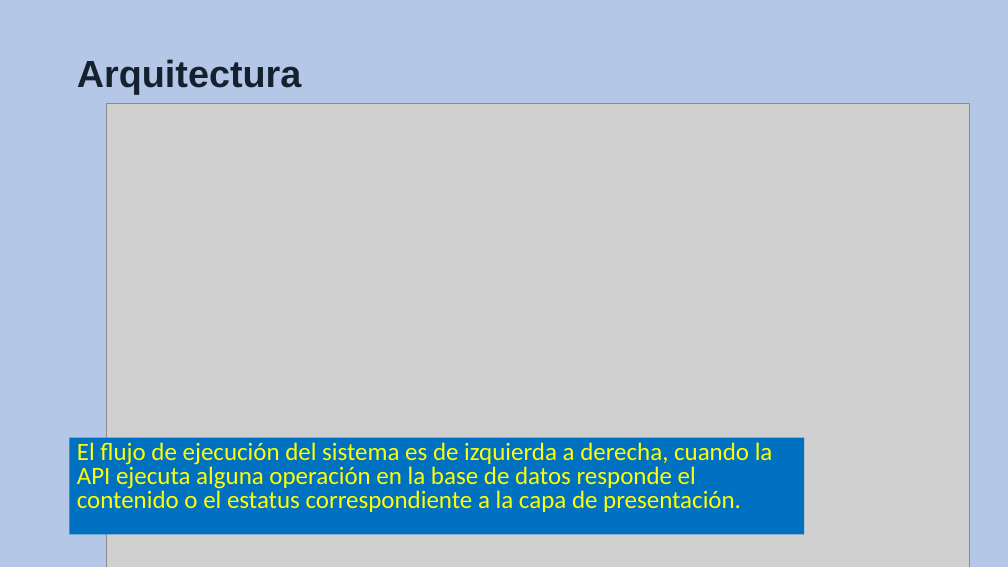
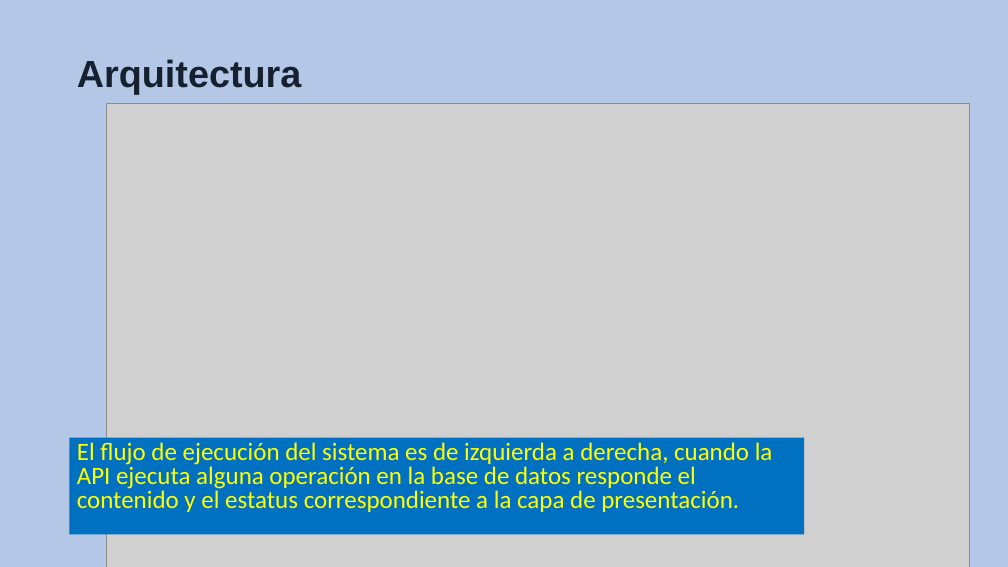
Before and after one commit to CesarFlick/shule-server-repositorio, a slide deck: slide 8 of INSTITUTO POLITÉCNICO NACIONAL.pptx (slide 9 before the commit). Drawn at 1008x567 pixels with LibreOffice and Linux fonts; fonts in the diff are those of the drawing; grey boxes stand for pictures. Boxes give left, top, right and bottom in pixels: in the first picture for what was removed or moved away, otherwise in the second. Text is boxed around its words. In the diff, an @@ line names an element or a change of style, - is before the commit and + after.

```diff
--- a/INSTITUTO POLITÉCNICO NACIONAL.pptx
+++ b/INSTITUTO POLITÉCNICO NACIONAL.pptx
@@ text at <box>77,442,773,512</box>: text changed @@
-El flujo de ejecución del sistema es de izquierda a derecha, cuando la API ejecuta alguna operación en la base de datos responde el contenido o el estatus correspondiente a la capa de presentación.
+El flujo de ejecución del sistema es de izquierda a derecha, cuando la API ejecuta alguna operación en la base de datos responde el contenido y el estatus correspondiente a la capa de presentación.
```
Also in this commit, not shown: 4 other slides changed, 2 slides removed, 4 other files.
